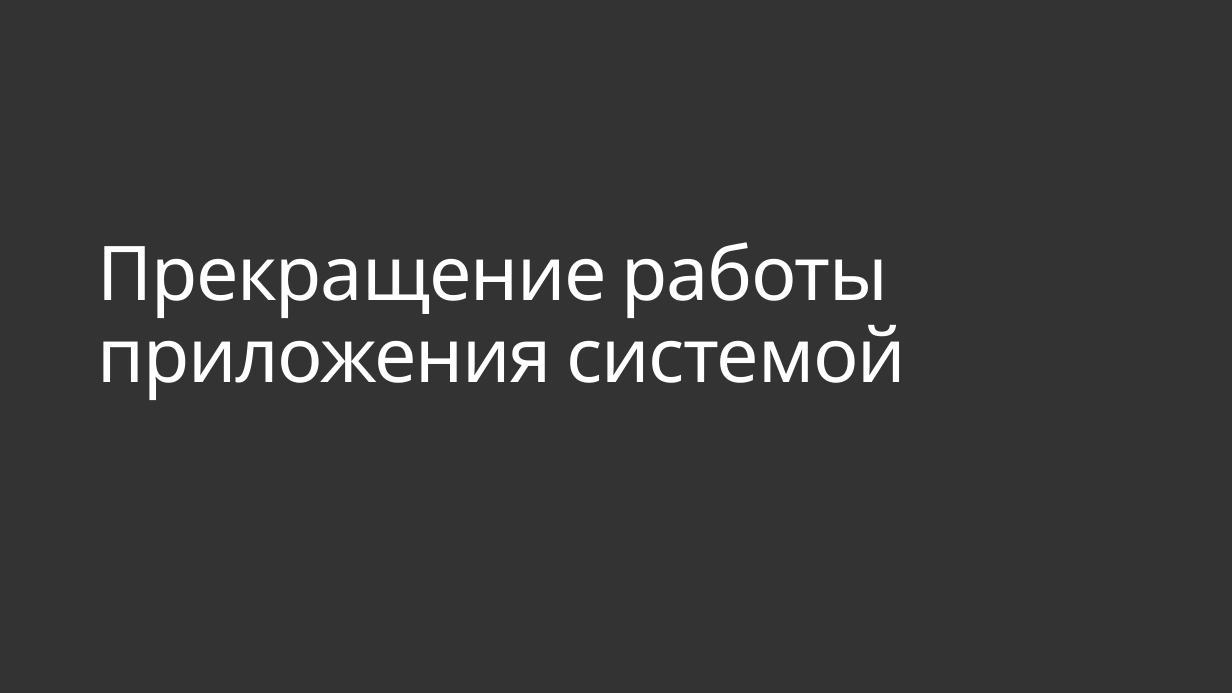
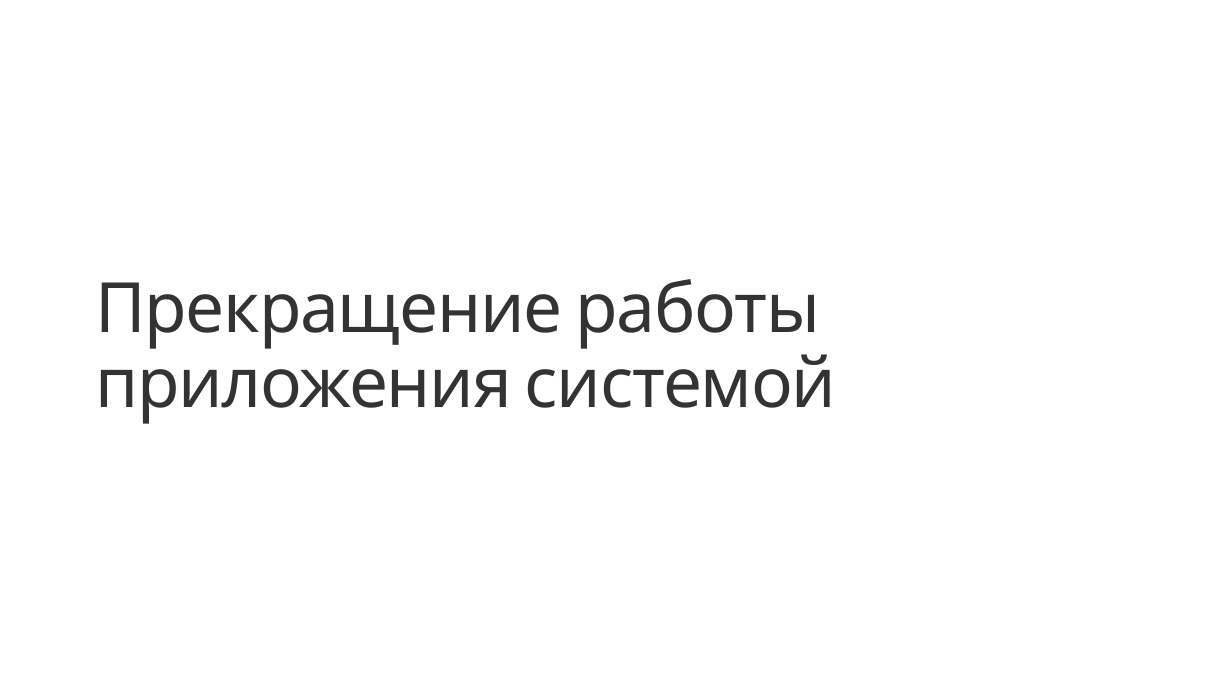
Before and after one commit to evangelism/Win10UWPCourse, a slide deck: slide 15 of 05. Application Lifecycle/5 - Application Lifecycle (RUS).pptx. Drawn at 1232x693 pixels with LibreOffice and Linux fonts; fonts in the diff are those of the drawing; background and template pictures are left out. Boxes give left, top, right and bottom in pixels: in the first picture for what was removed or moved away, otherwise in the second. Text is boxed around its words. In the diff, an @@ line names an element or a change of style, - is before the commit and + after.

```diff
--- a/05. Application Lifecycle/5 - Application Lifecycle (RUS).pptx
+++ b/05. Application Lifecycle/5 - Application Lifecycle (RUS).pptx
@@ background #333333 to #FFFFFF @@
@@ title "Прекращение работы приложения системой": place and size @@
-title "Прекращение работы приложения системой" at bbox=[97, 242, 906, 400]
+title "Прекращение работы приложения системой" at bbox=[95, 279, 837, 424]
@@ title "Прекращение работы приложения системой" at bbox=[95, 279, 837, 424]: size 58.8 to 54 pt, text colour #FFFFFF to #333333 @@
```
Also in this commit, not shown: 11 other slides changed.
